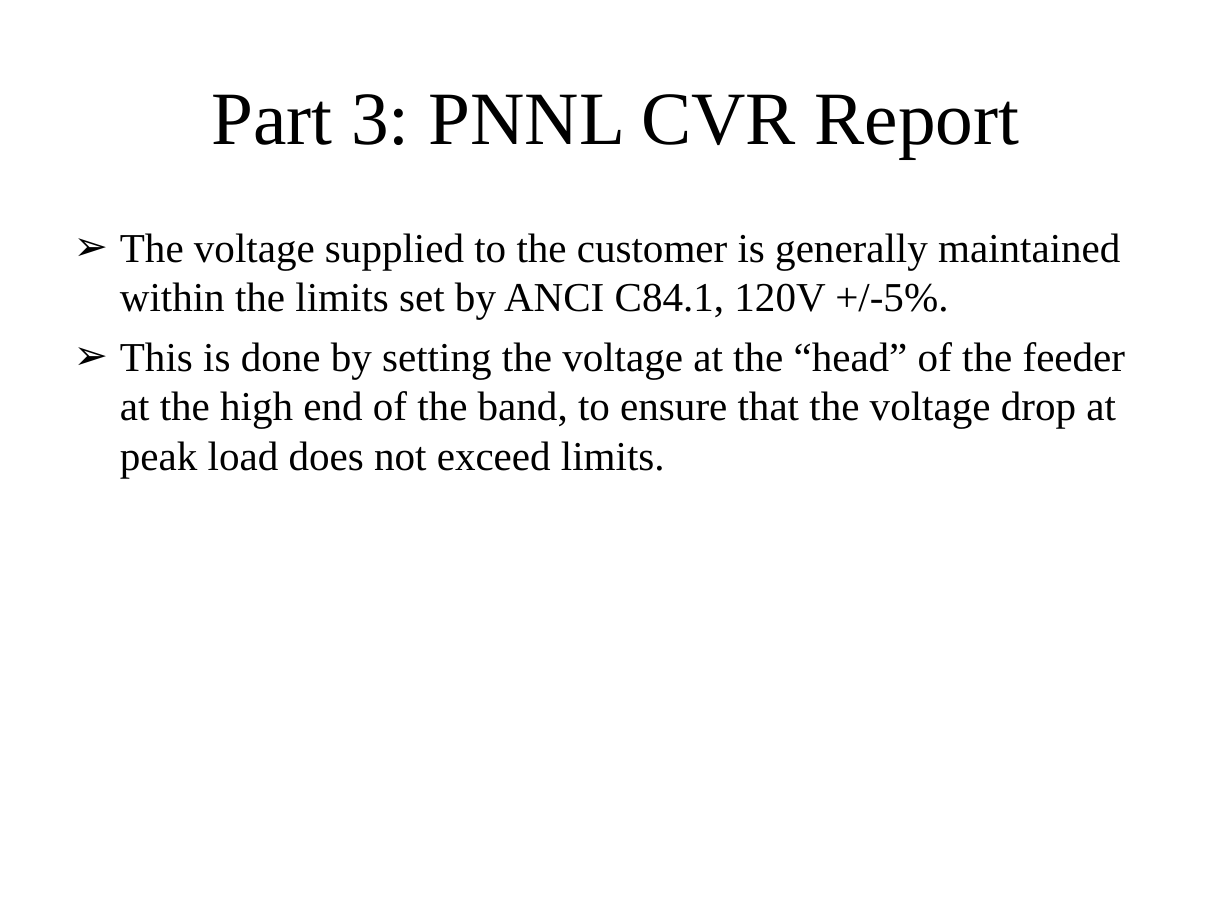
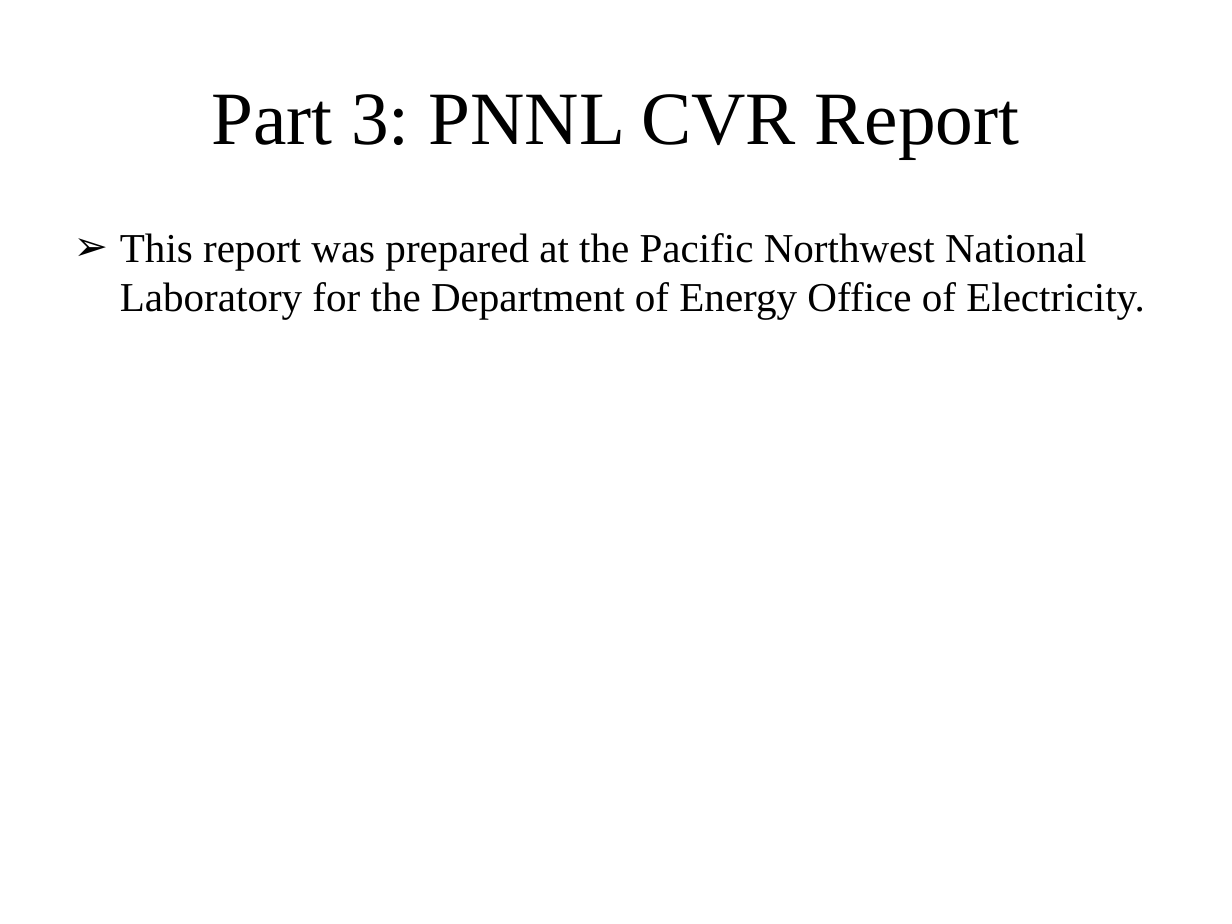
Before and after one commit to gridlab-d/course, a slide deck: slide 20 of Distribution_Analysis_Course/2.0 - CVR.ppt (slide 15 before the commit). Drawn at 1232x924 pixels with LibreOffice and Linux fonts; fonts in the diff are those of the drawing. Boxes give left, top, right and bottom in pixels: in the first picture for what was removed or moved away, otherwise in the second. Text is boxed around its words. In the diff, an @@ line names an element or a change of style, - is before the commit and + after.

```diff
--- a/Distribution_Analysis_Course/2.0 - CVR.ppt
+++ b/Distribution_Analysis_Course/2.0 - CVR.ppt
@@ text at <box>120,233,1145,319</box>: text changed @@
-➢ The voltage supplied to the customer is generally maintained within the limits set by ANCI C84.1, 120V +/-5%.
-➢ This is done by setting the voltage at the “head” of the feeder at the high end of the band, to ensure that the voltage drop at peak load does not exceed limits.
+➢ This report was prepared at the Pacific Northwest National Laboratory for the Department of Energy Office of Electricity.
```
Also in this commit, not shown: 5 other slides changed, 3 slides added, 17 slides removed.
